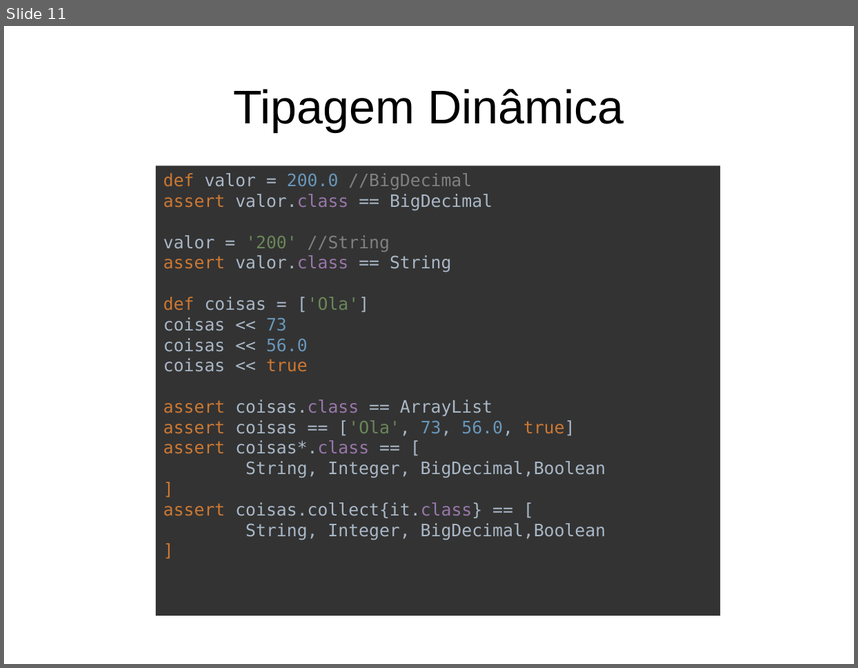
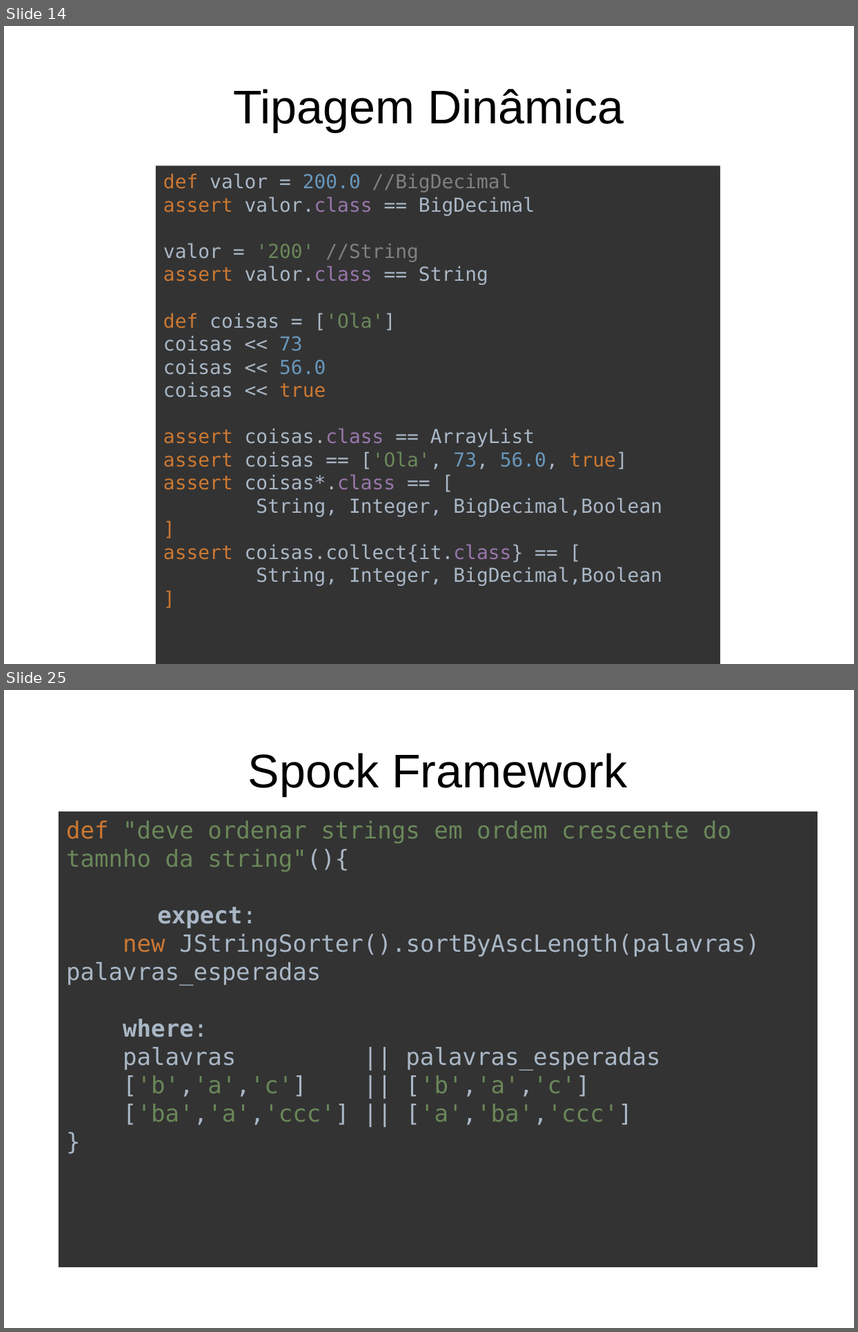
Before and after one commit to gitter-badger/lab-groovy, a slide deck: press/groovy_intro.odp. Shown one above the other, each under a label of ours: slide 11 before the commit, slides 14 and 25 after it; the slides between them are not shown. The pictures are 858x668 and 858x1332 pixels, drawn with LibreOffice and Linux fonts; fonts in the diff are those of the drawing. Boxes give left, top, right and bottom in pixels: in the first picture for what was removed or moved away, otherwise in the second. Text is boxed around its words. In the diff, an @@ line names an element or a change of style, - is before the commit and + after.

```diff
--- a/press/groovy_intro.odp
+++ b/press/groovy_intro.odp
@@ slide 25 added at (4,690,854,1328), background #FFFFFF @@
@@ title added at (248,753,627,796), 44 pt, text #000000 @@
+Spock Framework
@@ rectangle added at (59,811,818,1267), fill #333333, 22 pt, text #A9B7C6 @@
+def "deve ordenar strings em ordem crescente do tamnho da string"(){
+expect:
+new JStringSorter().sortByAscLength(palavras) palavras_esperadas
+where:
+palavras || palavras_esperadas
+['b','a','c'] || ['b','a','c']
+['ba','a','ccc'] || ['a','ba','ccc']
+}
@@ what was slide 11 is now slide 14 @@
@@ slide 14 changed as well @@
@@ rectangle "def valor = 200.0 //BigDecimal": place and size @@
-rectangle "def valor = 200.0 //BigDecimal" at (156,165,721,615)
+rectangle "def valor = 200.0 //BigDecimal" at (156,165,721,664)
@@ rectangle "def valor = 200.0 //BigDecimal" at (156,165,721,664): size 16 to 18 pt @@
```
Also in this commit, not shown: 9 other slides changed, 22 other slides added, 10 slides removed, 1 other file.
